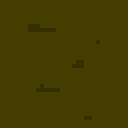
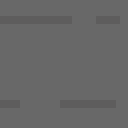
Layer changes from the first 128px x 128px image to the second:
added layer "Layer 3" above "Layer 2" over [0, 0, 128, 128]
added layer "Layer 2" above "Layer 1 copy" over [0, 0, 128, 128]
